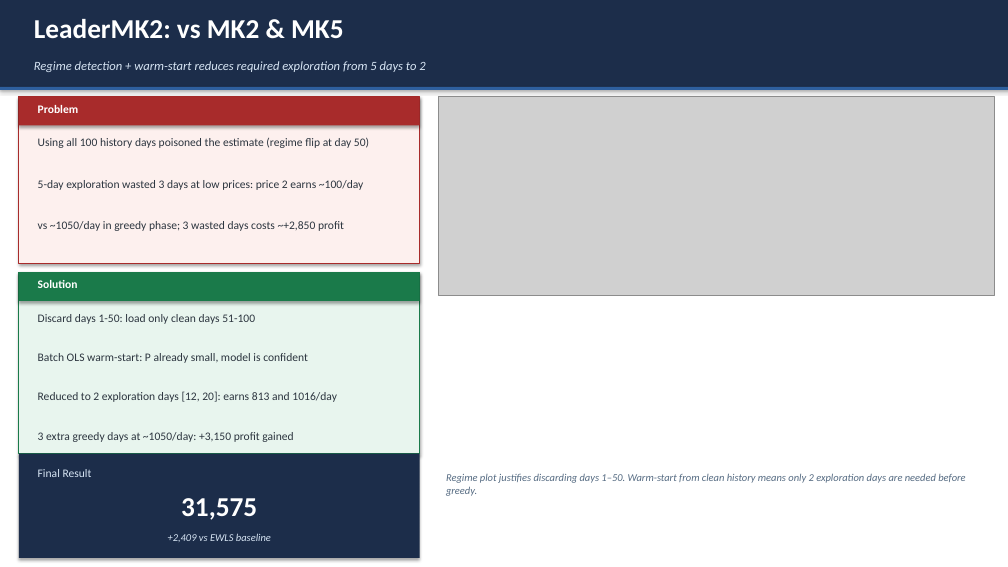
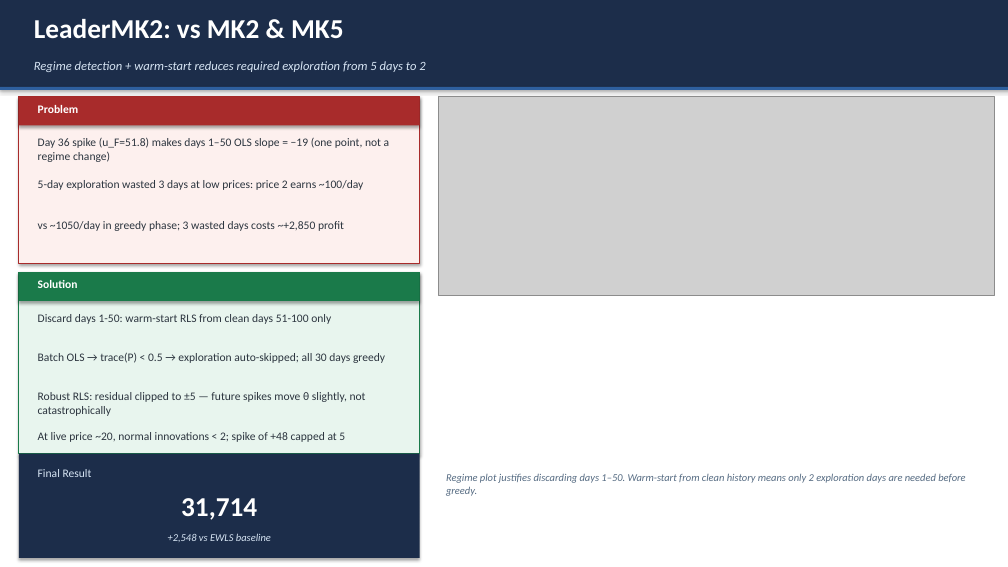
Before and after one commit to srojastunjano/CGT-Project, a slide deck: slide 8 of Group7_Presentation.pptx (slide 9 before the commit). Drawn at 1008x567 pixels with LibreOffice and Linux fonts; fonts in the diff are those of the drawing; grey boxes stand for pictures. Boxes give left, top, right and bottom in pixels: in the first picture for what was removed or moved away, otherwise in the second. Text is boxed around its words. In the diff, an @@ line names an element or a change of style, - is before the commit and + after.

```diff
--- a/Group7_Presentation.pptx
+++ b/Group7_Presentation.pptx
@@ text at bbox=[38, 137, 390, 162]: text changed @@
-Using all 100 history days poisoned the estimate (regime flip at day 50)
+Day 36 spike (u_F=51.8) makes days 1–50 OLS slope = −19 (one point, not a regime change)
@@ text at bbox=[38, 314, 331, 324]: text changed @@
-Discard days 1-50: load only clean days 51-100
+Discard days 1-50: warm-start RLS from clean days 51-100 only
@@ text at bbox=[38, 353, 385, 363]: text changed @@
-Batch OLS warm-start: P already small, model is confident
+Batch OLS → trace(P) < 0.5 → exploration auto-skipped; all 30 days greedy
@@ text at bbox=[38, 392, 366, 416]: text changed @@
-Reduced to 2 exploration days [12, 20]: earns 813 and 1016/day
+Robust RLS: residual clipped to ±5 — future spikes move θ slightly, not catastrophically
@@ text at bbox=[38, 432, 345, 442]: text changed @@
-3 extra greedy days at ~1050/day: +3,150 profit gained
+At live price ~20, normal innovations < 2; spike of +48 capped at 5
@@ text at bbox=[181, 498, 257, 520]: text changed @@
-31,575
+31,714
@@ text at bbox=[168, 533, 271, 542]: text changed @@
-+2,409 vs EWLS baseline
++2,548 vs EWLS baseline
```
Also in this commit, not shown: 8 other slides changed, 2 slides added, 4 slides removed, 2 other files.
